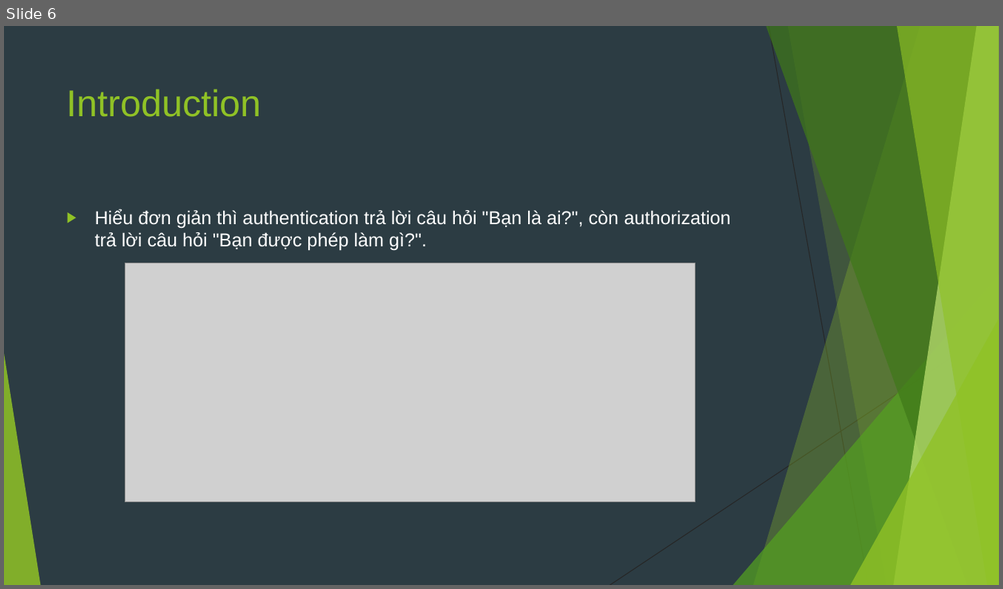
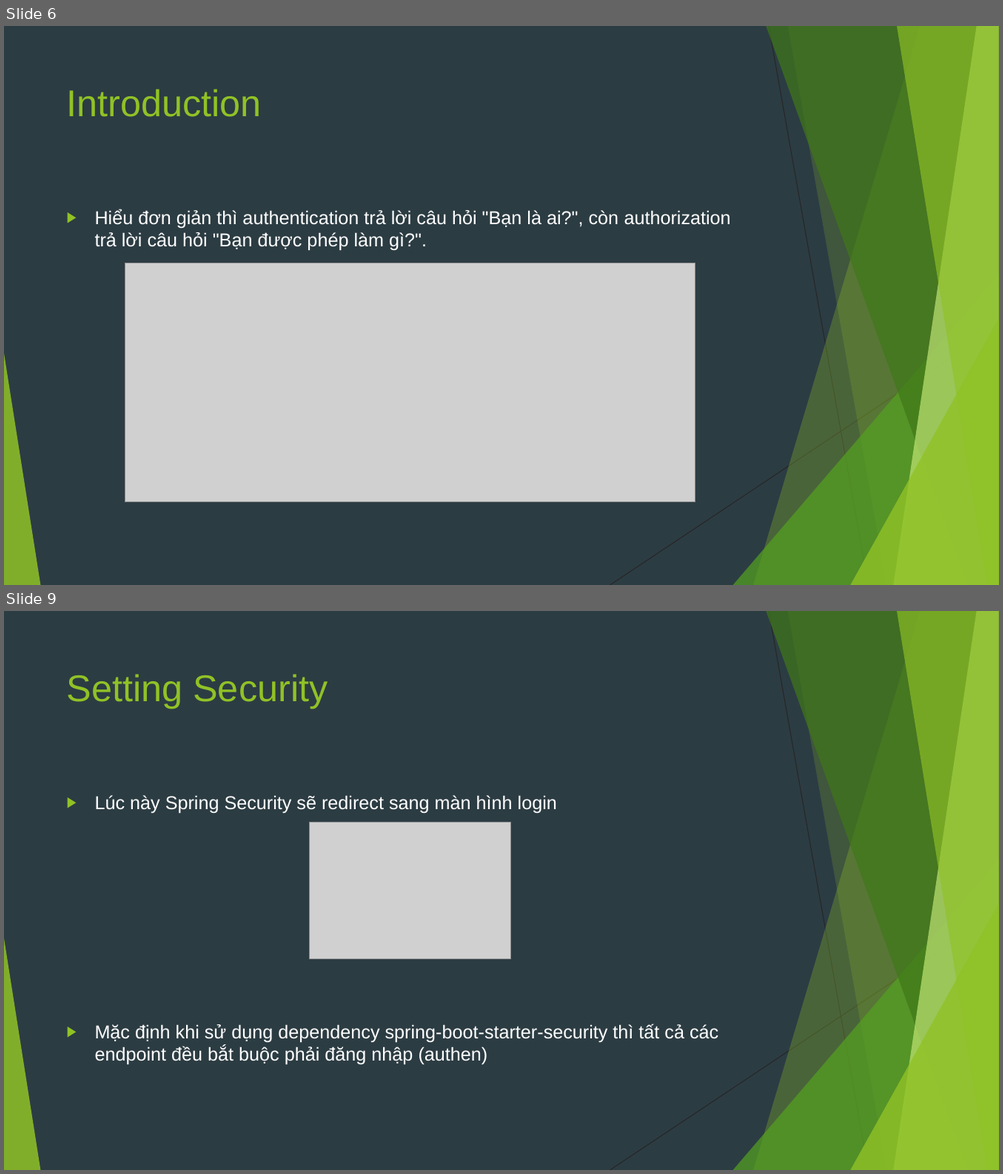
Before and after one commit to sobbingwind/SpringBoot, a slide deck: 09.Spring Security.pptx. Shown one above the other, each under a label of ours: slide 6 before the commit, slides 6 and 9 after it; the slides between them are not shown. The pictures are 1003x589 and 1003x1174 pixels, drawn with LibreOffice and Linux fonts; fonts in the diff are those of the drawing; grey boxes stand for pictures. Boxes give left, top, right and bottom in pixels: in the first picture for what was removed or moved away, otherwise in the second. Text is boxed around its words. In the diff, an @@ line names an element or a change of style, - is before the commit and + after.

```diff
--- a/09.Spring Security.pptx
+++ b/09.Spring Security.pptx
@@ slide 9 added at bbox=[4, 611, 999, 1170], background #2C3C43; not listed: 10 template elements that a slide beside it also shows @@
@@ title added at bbox=[67, 674, 327, 709], 36 pt, text #90C226 @@
+Setting Security
@@ text added at bbox=[95, 795, 718, 1065], 18 pt, text #FFFFFF @@
+▶ Lúc này Spring Security sẽ redirect sang màn hình login
+▶ Mặc định khi sử dụng dependency spring-boot-starter-security thì tất cả các endpoint đều bắt buộc phải đăng nhập (authen)
@@ picture added at bbox=[310, 822, 511, 959] @@
```
Also in this commit, not shown: 4 slides changed, 17 other slides added, 6 slides removed.
